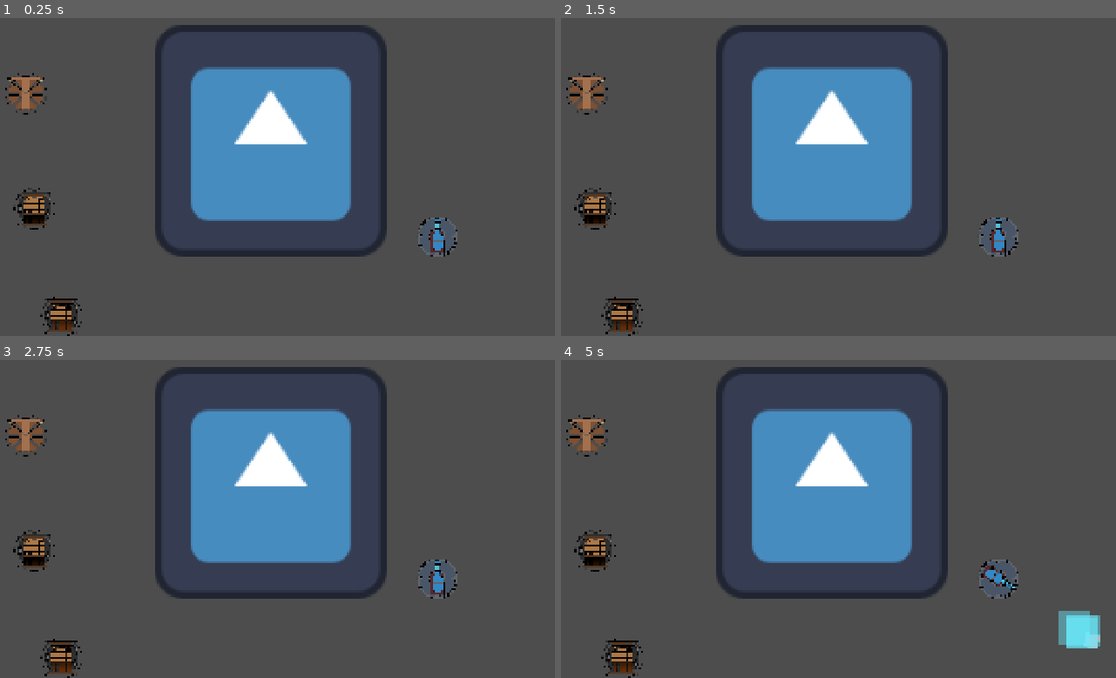
Above: before the commit, frames 1-4 (two rows, left to right).
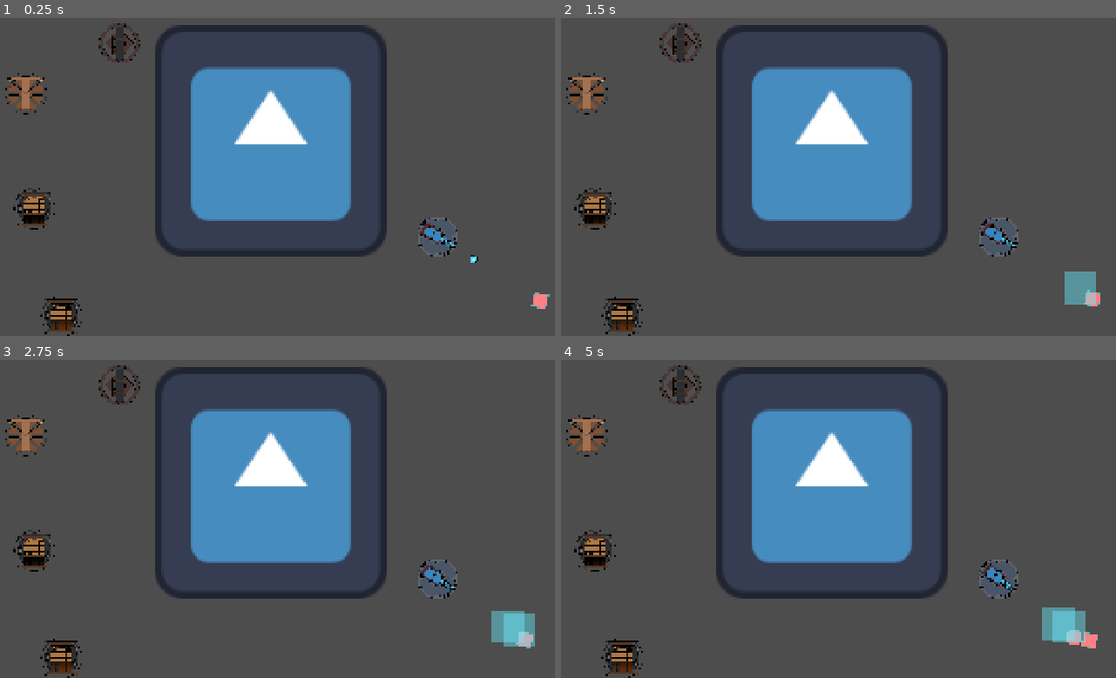
Above: after the commit, the same moments.

Repository: Crimbane/tower-defense
Game: Godot game, scene res://Testing/olem50/bg.tscn
The game is run twice, just before and just after one commit, with the same random seed, the same clock (stepped at 60 frames per second) and the same inputs. The engine's default icon, where the game draws it, is replaced by a stand-in: a white triangle on a blue panel in a dark square.
Inputs:
- Up to frame 1 (0.25 s): no input
- Up to frame 2 (1.5 s): tap Enter at 0.5 s; tap Space at 1.25 s
- Up to frame 3 (2.75 s): tap Enter at 2 s
- Up to frame 4 (5 s): tap Space at 3.5 s

The runs differ from the first frame. In frame 1, 0.7% of the frame differs, in the area x 17-100%, y 1-92%; in frame 2, 1.2%; in frame 3, 1.4%; in frame 4, 1.5%, in the area x 17-98%, y 1-91%.

Commit message:
Cannon tower

Diff:
--- /dev/null
+++ b/Entities/Projectiles/cannon_explosion.gd
@@ -0,0 +1,16 @@
+extends Area2D
+
+var damage: int = 0
+
+func _ready() -> void:
+	await get_tree().physics_frame
+	var enemies = get_overlapping_areas()
+
+	#var enemy = area.get_parent()
+	for enemy in enemies:
+		if enemy.is_in_group("Enemy"):
+			enemy.get_parent().takeDamage(damage)
+
+	$AnimatedSprite2D.play("explosion")
+	await get_tree().create_timer(1.8).timeout
+	queue_free()
--- /dev/null
+++ b/Entities/Projectiles/cannon_explosion.tscn
@@ -0,0 +1,86 @@
+[gd_scene format=3 uid="uid://b3jy8j487acsq"]
+
+[ext_resource type="Script" uid="uid://c1dc07fwynpgj" path="res://Entities/Projectiles/cannon_explosion.gd" id="1_noka1"]
+[ext_resource type="Texture2D" uid="uid://bhny3oduwyiad" path="res://Assets/Placeholders/Explosive Bullet Hit Impact Sprite Sheet.png" id="2_1bwec"]
+
+[sub_resource type="CircleShape2D" id="CircleShape2D_jirgs"]
+radius = 75.00667
+
+[sub_resource type="AtlasTexture" id="AtlasTexture_y7cll"]
+atlas = ExtResource("2_1bwec")
+region = Rect2(0, 0, 128, 128)
+
+[sub_resource type="AtlasTexture" id="AtlasTexture_wgpg2"]
+atlas = ExtResource("2_1bwec")
+region = Rect2(128, 0, 128, 128)
+
+[sub_resource type="AtlasTexture" id="AtlasTexture_ywk1i"]
+atlas = ExtResource("2_1bwec")
+region = Rect2(256, 0, 128, 128)
+
+[sub_resource type="AtlasTexture" id="AtlasTexture_l3cyi"]
+atlas = ExtResource("2_1bwec")
+region = Rect2(384, 0, 128, 128)
+
+[sub_resource type="AtlasTexture" id="AtlasTexture_h88fj"]
+atlas = ExtResource("2_1bwec")
+region = Rect2(512, 0, 128, 128)
+
+[sub_resource type="AtlasTexture" id="AtlasTexture_70pcq"]
+atlas = ExtResource("2_1bwec")
+region = Rect2(640, 0, 128, 128)
+
+[sub_resource type="AtlasTexture" id="AtlasTexture_7n830"]
+atlas = ExtResource("2_1bwec")
+region = Rect2(768, 0, 128, 128)
+
+[sub_resource type="AtlasTexture" id="AtlasTexture_gvt3i"]
+atlas = ExtResource("2_1bwec")
+region = Rect2(896, 0, 128, 128)
+
+[sub_resource type="SpriteFrames" id="SpriteFrames_t1yug"]
+animations = [{
+"frames": [{
+"duration": 1.0,
+"texture": SubResource("AtlasTexture_y7cll")
+}, {
+"duration": 1.0,
+"texture": SubResource("AtlasTexture_wgpg2")
+}, {
+"duration": 1.0,
+"texture": SubResource("AtlasTexture_ywk1i")
+}, {
+"duration": 1.0,
+"texture": SubResource("AtlasTexture_l3cyi")
+}, {
+"duration": 1.0,
+"texture": SubResource("AtlasTexture_h88fj")
+}, {
+"duration": 1.0,
+"texture": SubResource("AtlasTexture_70pcq")
+}, {
+"duration": 1.0,
+"texture": SubResource("AtlasTexture_7n830")
+}, {
+"duration": 1.0,
+"texture": SubResource("AtlasTexture_gvt3i")
+}, {
+"duration": 1.0,
+"texture": null
+}],
+"loop": 0,
+"name": &"explosion",
+"speed": 20.0
+}]
+
+[node name="Cannon Explosion" type="Area2D" unique_id=1226056163]
+collision_layer = 0
+collision_mask = 4
+script = ExtResource("1_noka1")
+
+[node name="CollisionShape2D" type="CollisionShape2D" parent="." unique_id=1300026696]
+shape = SubResource("CircleShape2D_jirgs")
+
+[node name="AnimatedSprite2D" type="AnimatedSprite2D" parent="." unique_id=1588073662]
+sprite_frames = SubResource("SpriteFrames_t1yug")
+animation = &"explosion"
--- a/Entities/Projectiles/projectile.gd
+++ b/Entities/Projectiles/projectile.gd
@@ -1,6 +1,7 @@
 extends Area2D
 
 @export var iceFieldScene: PackedScene
+@export var explosionScene: PackedScene
 var projectileType: String = "Arrow"
 
 var direction = Vector2.ZERO
@@ -40,7 +41,9 @@
 			"Ice":
 				body.get_parent().takeDamage(damage)
 				spawnIceField()
-
+			"Cannon":
+				#body.get_parent().takeDamage(damage)
+				spawnExplosion()
 
 
 	hasHit = true
@@ -56,6 +59,17 @@
 
 	get_tree().current_scene.call_deferred("add_child", iceField)
 
+
+func spawnExplosion() -> void:
+	var explosion = explosionScene.instantiate()
+	var spawnPosition = self.global_position
+
+	explosion.global_position = spawnPosition
+	explosion.damage = damage
+
+	get_tree().current_scene.call_deferred("add_child", explosion)
+
+
 func updateSprite() -> void:
 	var animatedSprite = get_node_or_null("AnimatedSprite2D")
 
@@ -67,3 +81,5 @@
 			animatedSprite.animation = "arrow"
 		"Ice":
 			animatedSprite.animation = "ice"
+		"Cannon":
+			animatedSprite.animation = "cannon"
--- a/Entities/Projectiles/projectile.tscn
+++ b/Entities/Projectiles/projectile.tscn
@@ -4,6 +4,8 @@
 [ext_resource type="PackedScene" uid="uid://do21bu4h2565b" path="res://Entities/Projectiles/ice_field.tscn" id="2_6kijj"]
 [ext_resource type="Texture2D" uid="uid://m1ng7lxhip8e" path="res://Entities/Projectiles/Art/Basic Arrow.svg" id="2_rca8h"]
 [ext_resource type="Texture2D" uid="uid://b5cqnc6wd1cu6" path="res://Entities/Projectiles/Art/Ice Chunk.svg" id="3_6kijj"]
+[ext_resource type="PackedScene" uid="uid://b3jy8j487acsq" path="res://Entities/Projectiles/cannon_explosion.tscn" id="3_vpfrp"]
+[ext_resource type="Texture2D" uid="uid://cnnybmtupfnsh" path="res://Entities/Projectiles/Art/Basic Cannonball.svg" id="5_o7t25"]
 
 [sub_resource type="RectangleShape2D" id="RectangleShape2D_t1yug"]
 size = Vector2(225, 20)
@@ -16,6 +18,14 @@
 }],
 "loop": 1,
 "name": &"arrow",
+"speed": 5.0
+}, {
+"frames": [{
+"duration": 1.0,
+"texture": ExtResource("5_o7t25")
+}],
+"loop": 1,
+"name": &"cannon",
 "speed": 5.0
 }, {
 "frames": [{
@@ -33,13 +43,7 @@
 collision_mask = 4
 script = ExtResource("1_x5b6o")
 iceFieldScene = ExtResource("2_6kijj")
-speed = 1500
-projectileSprite = "Ice"
-
-[node name="Sprite2D" type="Sprite2D" parent="." unique_id=1044981045]
-visible = false
-rotation = 1.5707964
-texture = ExtResource("2_rca8h")
+explosionScene = ExtResource("3_vpfrp")
 
 [node name="CollisionShape2D" type="CollisionShape2D" parent="." unique_id=705034017]
 position = Vector2(30, 0)
--- a/Entities/Towers/arrow_tower.gd
+++ b/Entities/Towers/arrow_tower.gd
@@ -1,15 +1,17 @@
 extends Node2D
 
 @export_enum(
-	"Arrow", "Ice") var towerType: String = "Arrow"
+	"Arrow", "Ice", "Cannon") var towerType: String = "Arrow"
 
 @export var projectileScene: PackedScene
 var projectileSpawnPosition: Vector2 = Vector2.ZERO
 @export var towerTop: AnimatedSprite2D
 @export var fireRateTimer: Timer
 
-@export var arrowDamage: int = 10
-@export var iceDamage: int = 1
+@export var damage: int = 10
+#@export var arrowDamage: int = 10
+#@export var iceDamage: int = 1
+#@export var cannonDamage: int = 50
 
 var canFire: bool = true
 @export var fireRate: float = 0.5
@@ -47,11 +49,14 @@
 	var direction = (currentTarget.global_position - spawnPosition).normalized()
 
 	projectile.projectileType = towerType
-	match towerType:
-		"Arrow":
-			projectile.damage = arrowDamage
-		"Ice":
-			projectile.damage = iceDamage
+	projectile.damage = damage
+	#match towerType:
+		#"Arrow":
+			#projectile.damage = arrowDamage
+		#"Ice":
+			#projectile.damage = iceDamage
+		#"Cannon":
+			#projectile.damage = cannonDamage
 
 	projectile.global_position = spawnPosition
 	projectile.direction = direction
--- /dev/null
+++ b/Entities/Towers/cannon_tower.tscn
@@ -0,0 +1,36 @@
+[gd_scene format=3 uid="uid://7tfgc51ngohn"]
+
+[ext_resource type="Script" uid="uid://dat88m4fykyni" path="res://Entities/Towers/arrow_tower.gd" id="1_pb8ps"]
+[ext_resource type="PackedScene" uid="uid://buqy3xwut4xhr" path="res://Entities/Projectiles/projectile.tscn" id="2_3dxh7"]
+[ext_resource type="Texture2D" uid="uid://bwc7lw47230im" path="res://Entities/Towers/Art/Cannon Tower Base.svg" id="3_n3io8"]
+[ext_resource type="Texture2D" uid="uid://jbasbb3wsko8" path="res://Entities/Towers/Art/Cannon Tower Turret.svg" id="4_hhn6m"]
+
+[sub_resource type="SpriteFrames" id="SpriteFrames_gsxi3"]
+animations = [{
+"frames": [{
+"duration": 1.0,
+"texture": ExtResource("4_hhn6m")
+}],
+"loop": 1,
+"name": &"default",
+"speed": 5.0
+}]
+
+[node name="Cannon Tower" type="Node2D" unique_id=664368618 node_paths=PackedStringArray("towerTop", "fireRateTimer")]
+scale = Vector2(0.3, 0.3)
+script = ExtResource("1_pb8ps")
+towerType = "Cannon"
+projectileScene = ExtResource("2_3dxh7")
+towerTop = NodePath("Tower Top")
+fireRateTimer = NodePath("FireRateTimer")
+damage = 50
+fireRate = 1.0
+
+[node name="Base" type="Sprite2D" parent="." unique_id=1738475557]
+texture = ExtResource("3_n3io8")
+
+[node name="Tower Top" type="AnimatedSprite2D" parent="." unique_id=1172487934]
+sprite_frames = SubResource("SpriteFrames_gsxi3")
+
+[node name="FireRateTimer" type="Timer" parent="." unique_id=1645054394]
+one_shot = true
--- a/Entities/Towers/fire_tower.tscn
+++ b/Entities/Towers/fire_tower.tscn
@@ -22,6 +22,8 @@
 weapon = NodePath("Fire")
 fireRateTimer = NodePath("FireRateTimer")
 fireDurationTimer = NodePath("FireDurationTimer")
+fireRate = 4.0
+fireDuration = 2.5
 
 [node name="Base" type="Sprite2D" parent="." unique_id=1738475557]
 texture = ExtResource("3_hyie5")
--- a/Entities/Towers/ice_tower.tscn
+++ b/Entities/Towers/ice_tower.tscn
@@ -23,6 +23,7 @@
 projectileScene = ExtResource("2_b5d63")
 towerTop = NodePath("Tower Top")
 fireRateTimer = NodePath("FireRateTimer")
+fireRate = 2.0
 
 [node name="Base" type="Sprite2D" parent="." unique_id=1738475557]
 texture = ExtResource("3_lahyv")
--- a/Testing/olem50/bg.tscn
+++ b/Testing/olem50/bg.tscn
@@ -5,6 +5,7 @@
 [ext_resource type="Script" uid="uid://cdj54w87supeo" path="res://Testing/olem50/enemy_spawner.gd" id="4_cy7fe"]
 [ext_resource type="PackedScene" uid="uid://cpuuonscitnvx" path="res://Entities/Enemies/enemy.tscn" id="5_w245n"]
 [ext_resource type="PackedScene" uid="uid://d21cd6rl6j76n" path="res://Entities/Towers/fire_tower.tscn" id="6_rrttu"]
+[ext_resource type="PackedScene" uid="uid://7tfgc51ngohn" path="res://Entities/Towers/cannon_tower.tscn" id="7_t2ke1"]
 [ext_resource type="PackedScene" uid="uid://kx0msk5dsok3" path="res://Entities/Towers/ice_tower.tscn" id="7_w245n"]
 
 [sub_resource type="Curve2D" id="Curve2D_w245n"]
@@ -28,6 +29,10 @@
 script = ExtResource("4_cy7fe")
 enemyScene = ExtResource("5_w245n")
 
+[node name="Enemy" parent="Path2D" unique_id=1036619569 instance=ExtResource("5_w245n")]
+position = Vector2(1723, 985)
+rotation = -2.938179
+
 [node name="Fire Tower" parent="." unique_id=717643783 instance=ExtResource("6_rrttu")]
 position = Vector2(323, 729)
 
@@ -36,3 +41,6 @@
 
 [node name="Ice Tower" parent="." unique_id=1144880034 instance=ExtResource("7_w245n")]
 position = Vector2(1433, 806)
+
+[node name="Cannon Tower" parent="." unique_id=71440309 instance=ExtResource("7_t2ke1")]
+position = Vector2(557, 274)
Binary file added: Assets/Placeholders/Explosive Bullet Hit Impact Sprite Sheet.png
Not shown, added: Assets/Placeholders/Explosive Bullet Hit Impact Sprite Sheet.png.import
Not shown, added: Entities/Projectiles/cannon_explosion.gd.uid
